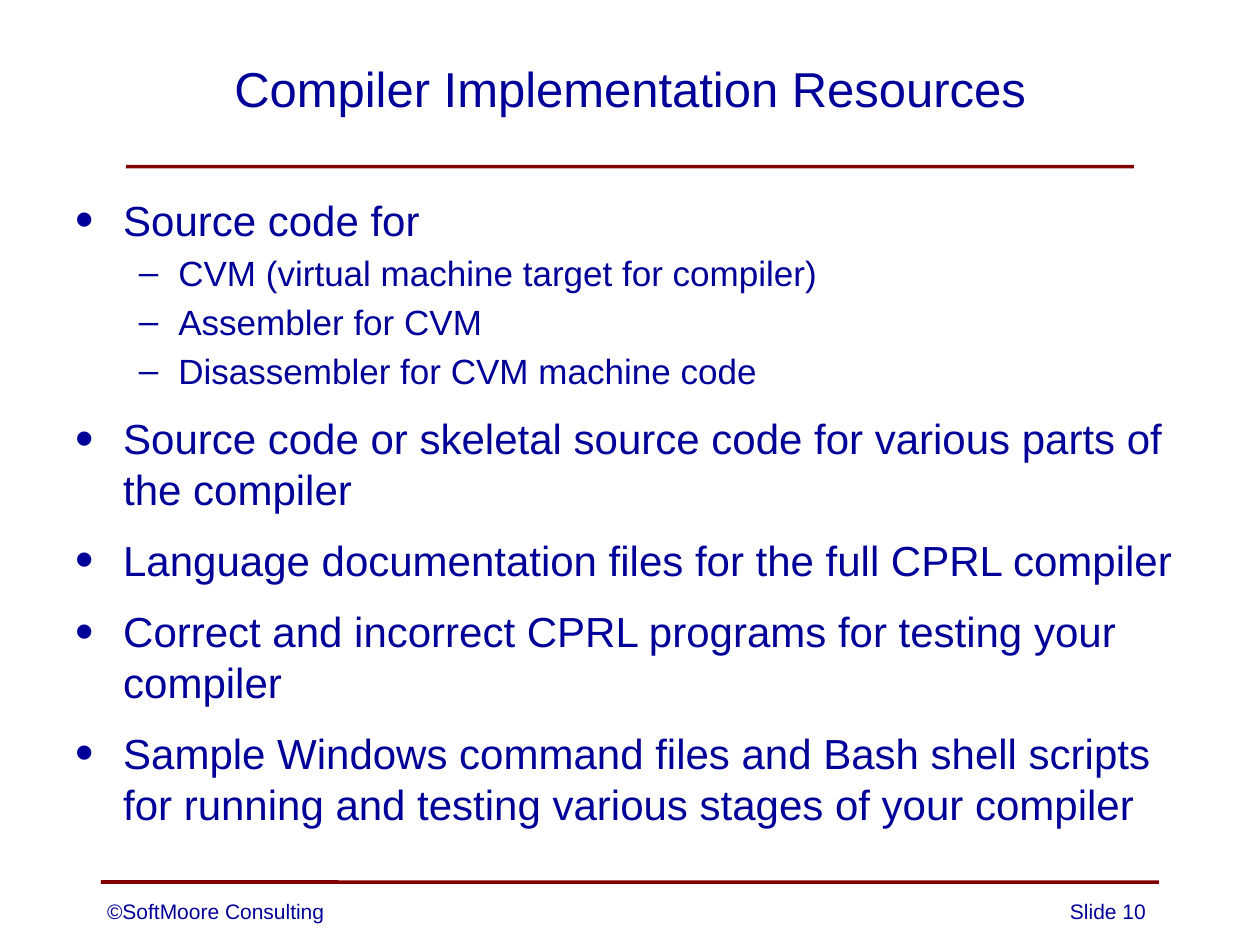
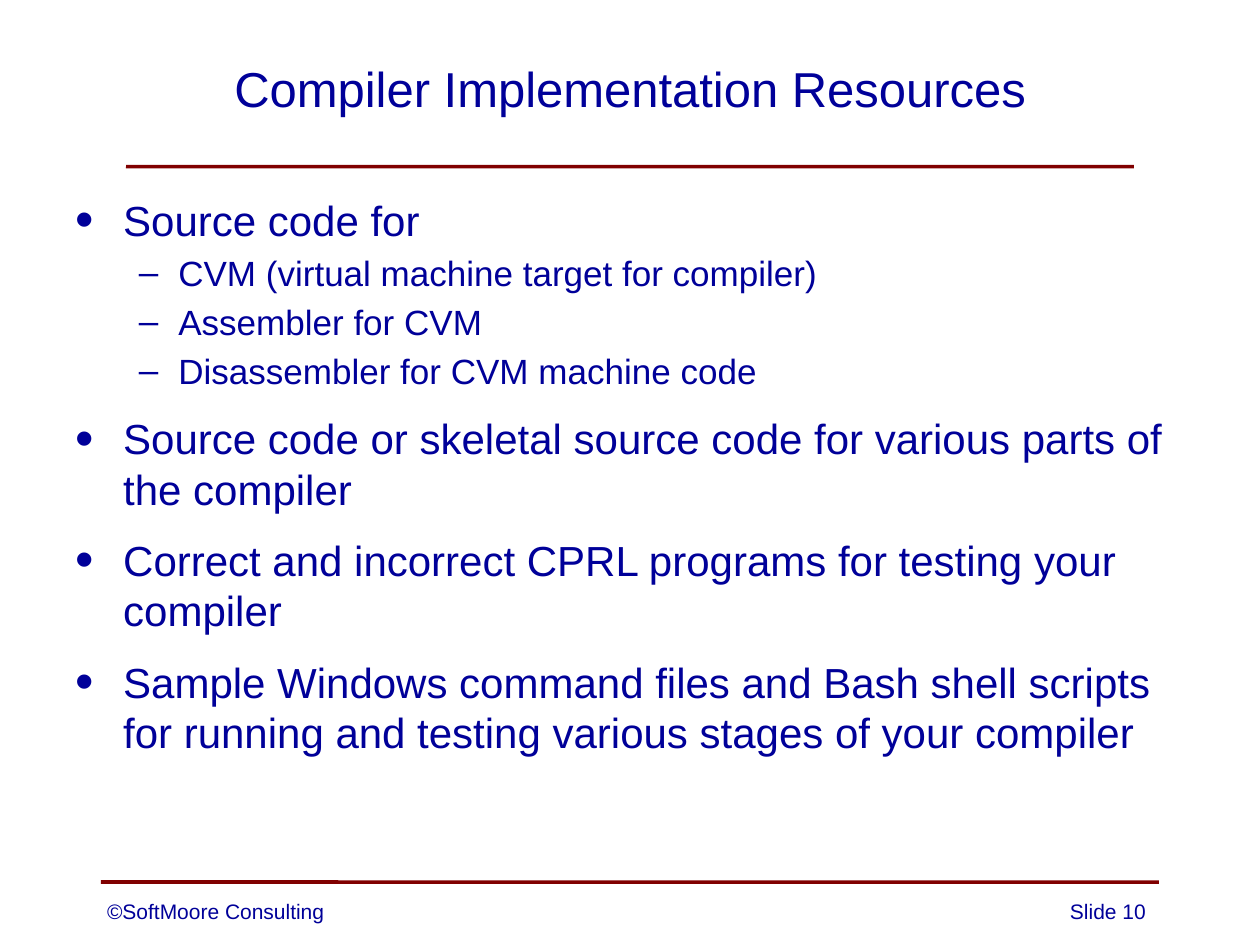
Before and after one commit to SoftMoore/CPRL-Java-3rd, a slide deck: slide 10 of PowerPoints/00 - Teaching Compiler Design.pptx. Drawn at 1260x945 pixels with LibreOffice and Linux fonts; fonts in the diff are those of the drawing. Boxes give left, top, right and bottom in pixels: in the first picture for what was removed or moved away, otherwise in the second. Text is boxed around its words. In the diff, an @@ line names an element or a change of style, - is before the commit and + after.

Commit message:
minor correction to one PowerPoint slide

```diff
--- a/PowerPoints/00 - Teaching Compiler Design.pptx
+++ b/PowerPoints/00 - Teaching Compiler Design.pptx
@@ text at (123,545,1172,584): paragraph removed @@
-• Language documentation files for the full CPRL compiler
```
